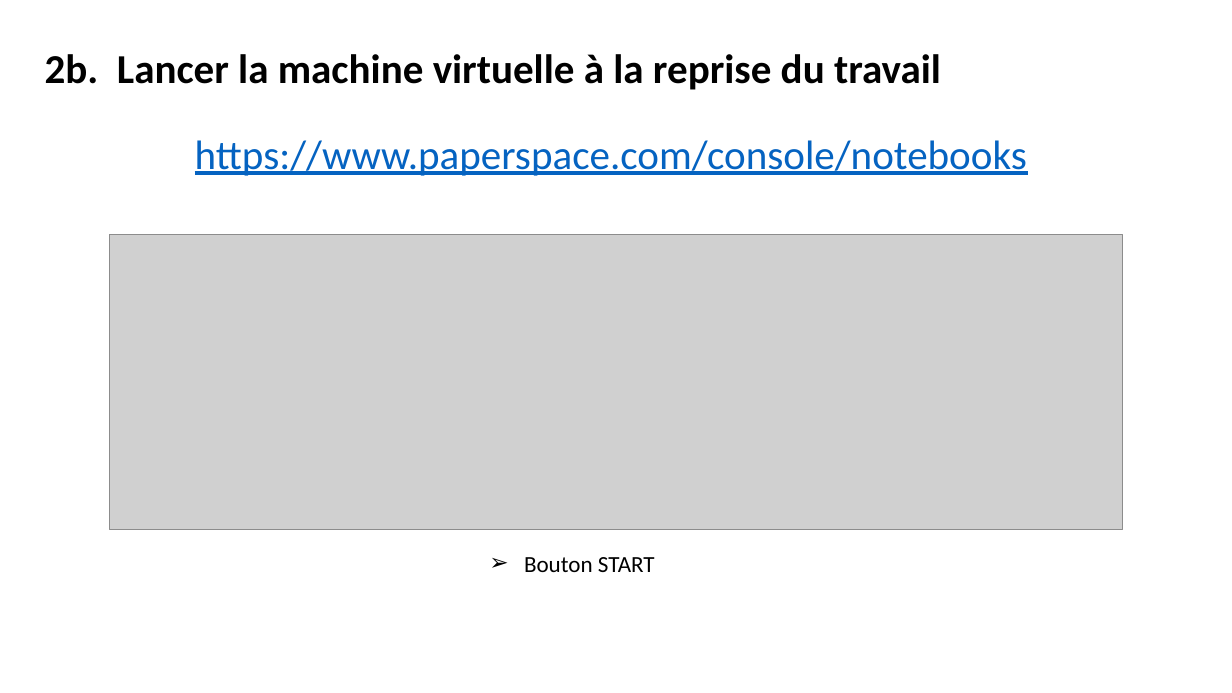
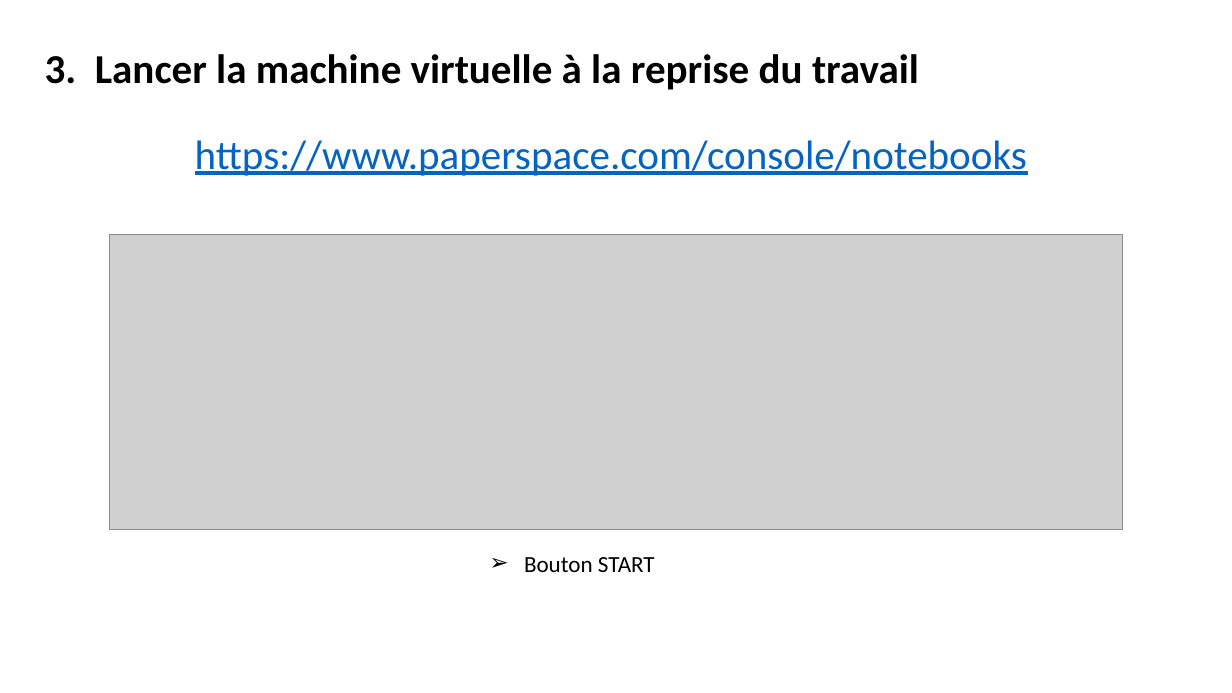
Before and after one commit to laurentprudhon/cours-deeplearning-2020, a slide deck: slide 11 of slides/00_environnement.pptx. Drawn at 1232x693 pixels with LibreOffice and Linux fonts; fonts in the diff are those of the drawing; grey boxes stand for pictures. Boxes give left, top, right and bottom in pixels: in the first picture for what was removed or moved away, otherwise in the second. Text is boxed around its words. In the diff, an @@ line names an element or a change of style, - is before the commit and + after.

```diff
--- a/slides/00_environnement.pptx
+++ b/slides/00_environnement.pptx
@@ text at [45,54,919,90]: text changed @@
-2b. Lancer la machine virtuelle à la reprise du travail
+3. Lancer la machine virtuelle à la reprise du travail
```
Also in this commit, not shown: 8 other slides changed, 6 slides added, 7 slides removed.
